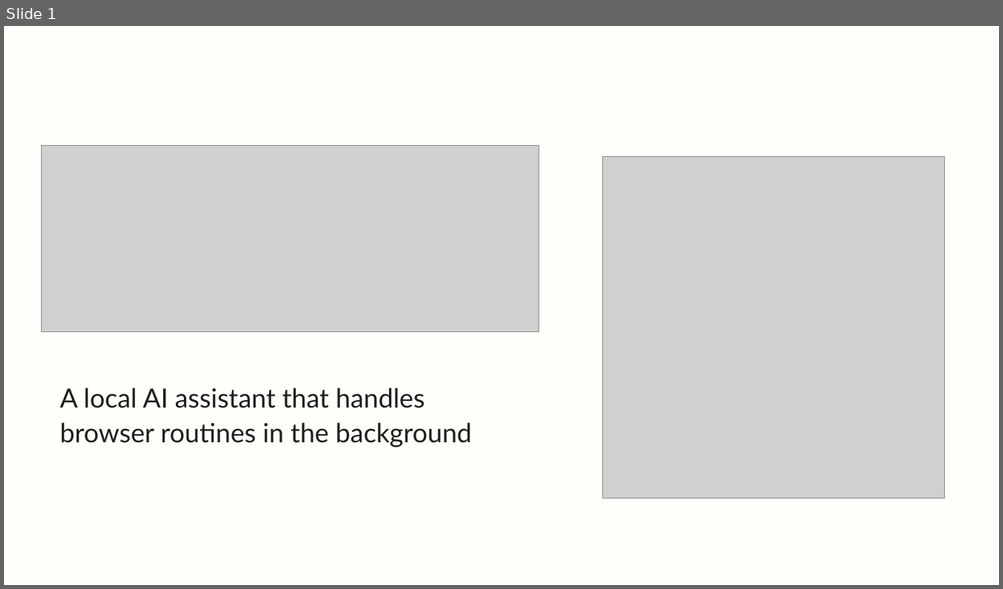
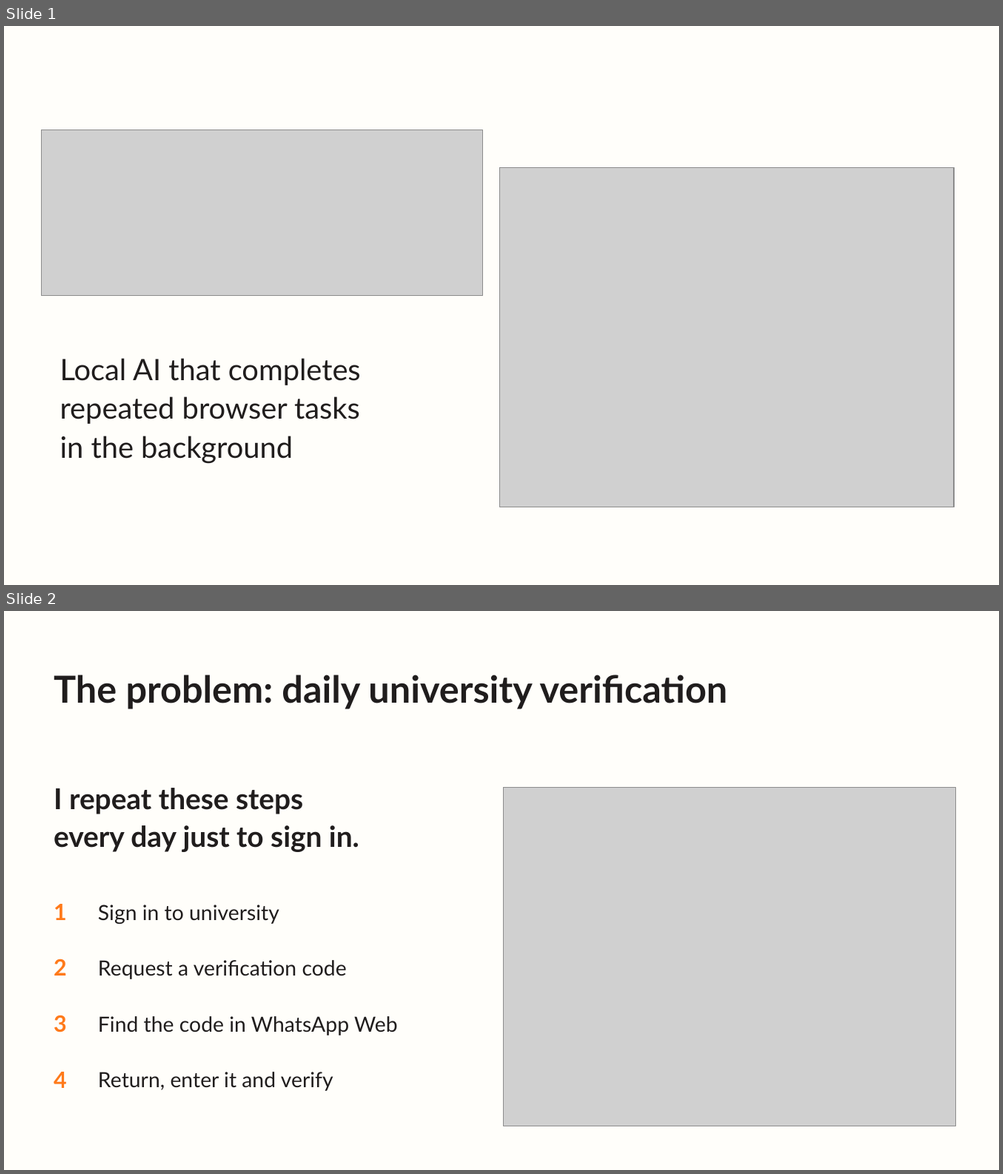
Before and after one commit to MLouchini/Kopi, a slide deck: docs/presentation/Kopi-Hackathon-Pitch.pptx. Shown one above the other, each under a label of ours: slide 1 before the commit, slides 1 and 2 after it. The pictures are 1003x589 and 1003x1174 pixels, drawn with LibreOffice and Linux fonts; fonts in the diff are those of the drawing; grey boxes stand for pictures. Boxes give left, top, right and bottom in pixels: in the first picture for what was removed or moved away, otherwise in the second. Text is boxed around its words. In the diff, an @@ line names an element or a change of style, - is before the commit and + after.

Commit message:
Illustrate every Kopi slide and clarify daily verification story

```diff
--- a/docs/presentation/Kopi-Hackathon-Pitch.pptx
+++ b/docs/presentation/Kopi-Hackathon-Pitch.pptx
@@ slide 2 added at (4, 611, 999, 1170), background #FFFEFA @@
@@ text added at (54, 675, 728, 709), 36 pt, text #201D1D, bold @@
+The problem: daily university verification
@@ text added at (54, 788, 359, 852), 27.8 pt, text #201D1D, bold @@
+I repeat these steps
+every day just to sign in.
@@ picture added at (504, 787, 956, 1126) @@
@@ text added at (54, 904, 67, 920), 21.8 pt, text #FF7A1A, bold @@
+1
@@ text added at (98, 905, 279, 924), 20.2 pt, text #201D1D @@
+Sign in to university
@@ text added at (54, 959, 67, 976), 21.8 pt, text #FF7A1A, bold @@
+2
@@ text added at (98, 960, 347, 980), 20.2 pt, text #201D1D @@
+Request a verification code
@@ text added at (54, 1015, 67, 1033), 21.8 pt, text #FF7A1A, bold @@
+3
@@ text added at (98, 1017, 398, 1036), 20.2 pt, text #201D1D @@
+Find the code in WhatsApp Web
@@ text added at (54, 1072, 67, 1088), 21.8 pt, text #FF7A1A, bold @@
+4
@@ text added at (98, 1072, 333, 1091), 20.2 pt, text #201D1D @@
+Return, enter it and verify
@@ slide 1 changed as well @@
@@ picture: place and size @@
-picture at (41, 145, 539, 332)
+picture at (41, 130, 483, 296)
@@ picture: place and size @@
-picture at (603, 156, 944, 498)
+picture at (500, 168, 954, 508)
@@ text at (60, 358, 361, 464): text changed; size 25.5 to 28.5 pt @@
-A local AI assistant that handles
-browser routines in the background
+Local AI that completes
+repeated browser tasks
+in the background
```
Also in this commit, not shown: 2 other slides changed, 4 other slides added, 5 slides removed, 10 other files.
